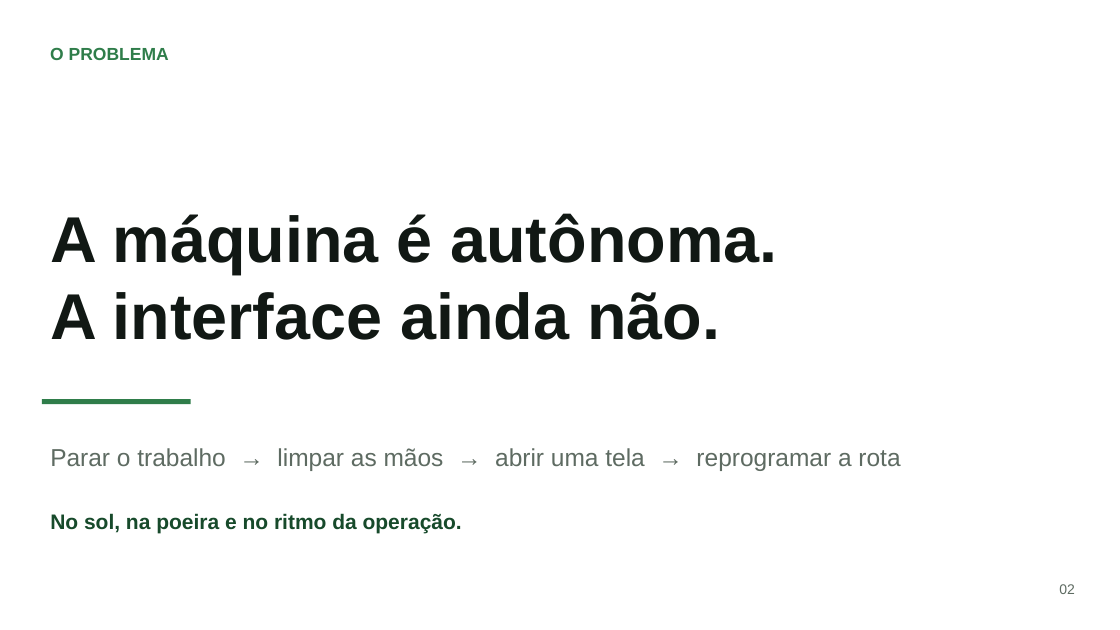
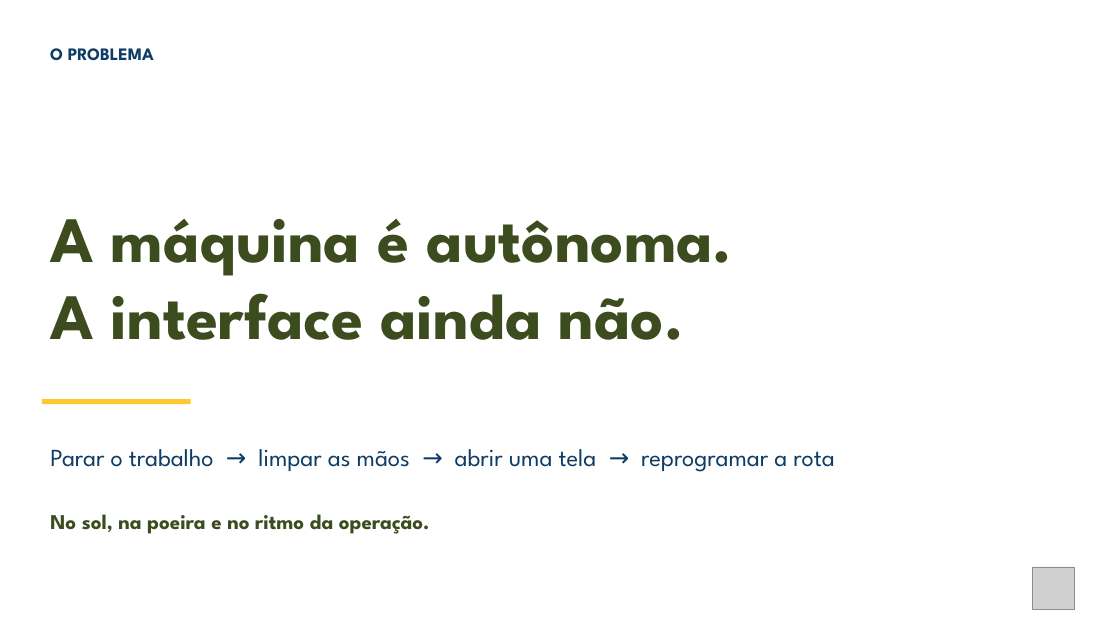
Before and after one commit to vvvvvdal/maestro-agricola, a slide deck: slide 2 of docs/pitch/Maestro-Agricola-Pitch.pptx. Drawn at 1120x630 pixels with LibreOffice and Linux fonts; fonts in the diff are those of the drawing; grey boxes stand for pictures. Boxes give left, top, right and bottom in pixels: in the first picture for what was removed or moved away, otherwise in the second. Text is boxed around its words. In the diff, an @@ line names an element or a change of style, - is before the commit and + after.

```diff
--- a/docs/pitch/Maestro-Agricola-Pitch.pptx
+++ b/docs/pitch/Maestro-Agricola-Pitch.pptx
@@ text "O PROBLEMA" at (x1=50, y1=48, x2=154, y2=60): font Arial to League Spartan, text colour #2F7D4A to #0F3C65 @@
@@ text "A máquina é autônoma." at (x1=50, y1=219, x2=733, y2=340): font Arial to League Spartan, text colour #111814 to #3C4C1E @@
@@ rectangle at (x1=42, y1=399, x2=191, y2=404): fill #2F7D4A to #FCC931 @@
@@ text "Parar o trabalho → limpar ..." at (x1=50, y1=449, x2=834, y2=472): font Arial to League Spartan, text colour #5E6B62 to #0F3C65 @@
@@ text "No sol, na poeira e ..." at (x1=50, y1=514, x2=430, y2=534): font Arial to League Spartan, text colour #174A2B to #3C4C1E @@
@@ picture added at (x1=1033, y1=567, x2=1075, y2=609) @@
@@ text removed at (x1=1059, y1=584, x2=1075, y2=594) @@
-02
```
Also in this commit, not shown: 5 other slides changed, 4 other files.
